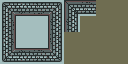
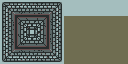
Layered file, before and after one edit (128×64). Changes by layer:
painted on "Tiles" over (x1=16, y1=0, x2=128, y2=48)
